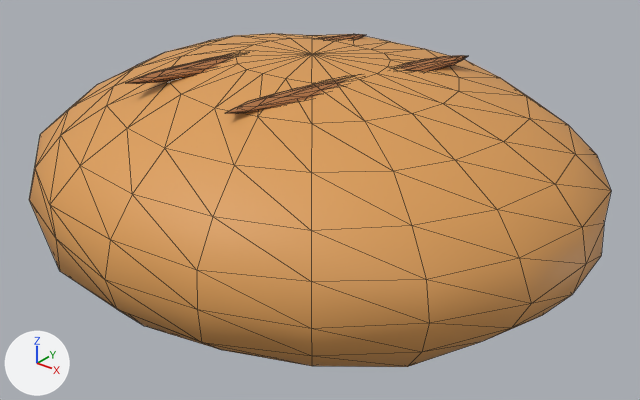
One commit to the glTF model models/catch_breads/bread_petit_roll.glb: the scene before it, then after it.
The view is the same before and after, from a 50 mm camera at (0.706, -0.866, 0.502) aimed at (0.018, -0.006, -0.032). Lighting does not change. The marker at lower left points along +X, +Y and +Z. The first picture is the older version. Mesh edges are drawn as thin lines. Where no turn or scale is listed for an object, it has been applied to the vertices.

The scene before the commit, as lines of its bpy script (objects in view):
```python
mat_焼きたての山吹色 = principled_material('焼きたての山吹色')
mat_焼きたての山吹色.base_color = (0.72, 0.34, 0.095)  # orange #dd9e57
mat_焼きたての山吹色.roughness = 0.58
mat_香ばしい焼き目 = principled_material('香ばしい焼き目')
mat_香ばしい焼き目.base_color = (0.43, 0.16, 0.045)  # brown #af6f3c
mat_香ばしい焼き目.roughness = 0.58
me_球_013 = bpy.data.meshes.new('球.013')
me_球_013.from_pydata(...)  # 222 vertices, 440 faces; spans x -0.396..0.396, y -0.36..0.36, z -0.17..0.17
me_球_013.materials.append(mat_焼きたての山吹色)  # orange #dd9e57
me_球_014 = bpy.data.meshes.new('球.014')
me_球_014.from_pydata(...)  # 86 vertices, 168 faces; spans x -0.054..0.054, y -0.183..0.183, z -0.009..0.009
me_球_014.materials.append(mat_香ばしい焼き目)  # brown #af6f3c
me_球_015 = bpy.data.meshes.new('球.015')
me_球_015.from_pydata(...)  # 86 vertices, 168 faces; spans x -0.054..0.054, y -0.183..0.183, z -0.009..0.009
me_球_015.materials.append(mat_香ばしい焼き目)  # brown #af6f3c
ob_ひと口サイズのパン = bpy.data.objects.new('ひと口サイズのパン', me_球_013)
ob_ひと口サイズのパン.location = (0.0, 0.0, 0.0)
ob_焼き込みの切れ目 = bpy.data.objects.new('焼き込みの切れ目', me_球_014)
ob_焼き込みの切れ目.location = (-0.085, -0.015, 0.154)
ob_焼き込みの切れ目_001 = bpy.data.objects.new('焼き込みの切れ目.001', me_球_015)
ob_焼き込みの切れ目_001.location = (0.085, -0.015, 0.154)
```
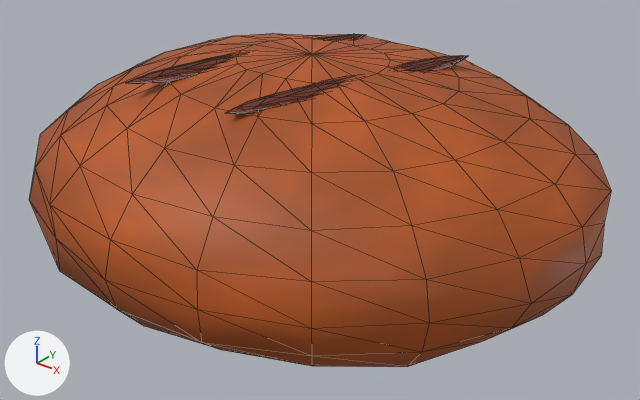
Location of each change, [x1, y1, x2, y2] in pixels of the pictures (640 x 400 px):
'ひと口サイズのパン', surface changed (orange to brown)
    both: [29, 33, 611, 367]
'焼き込みの切れ目.001', surface changed
    both: [226, 55, 467, 114]
'焼き込みの切れ目', surface changed
    both: [127, 34, 365, 84]

What changed in the scene script:
```text
Add img_material_04:
    img_material_04 = load_image('material_04', '_unpacked/material_04', 64, 64, 'sRGB')
Add img_material_02:
    img_material_02 = load_image('material_02', '_unpacked/material_02', 64, 64, 'sRGB')
Change mat_焼きたての山吹色:
    remove mat_焼きたての山吹色.base_color = (0.72, 0.34, 0.095)  # orange #dd9e57
    add mat_焼きたての山吹色.texture = img_material_02
Change mat_香ばしい焼き目:
    remove mat_香ばしい焼き目.base_color = (0.43, 0.16, 0.045)  # brown #af6f3c
    add mat_香ばしい焼き目.texture = img_material_04
```
